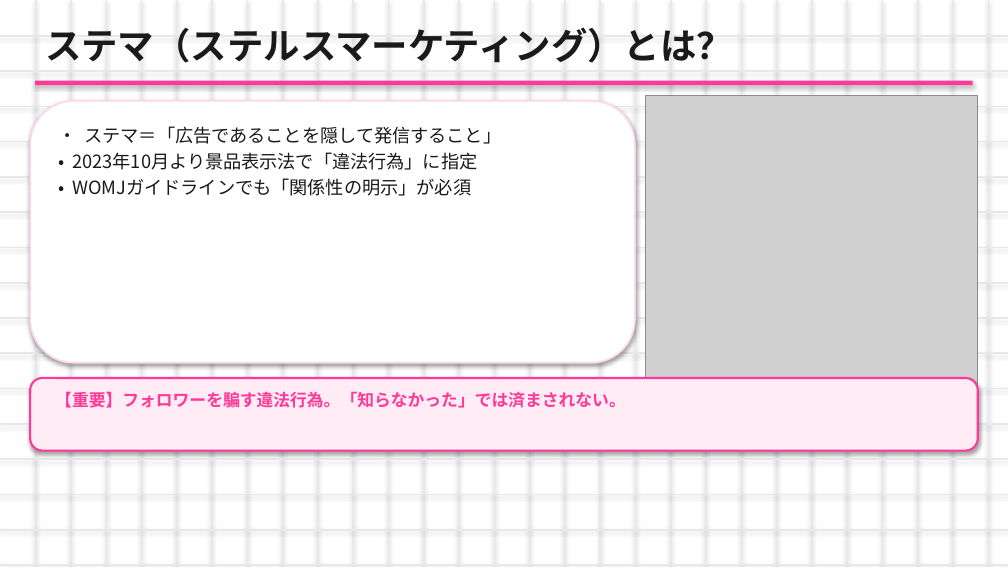
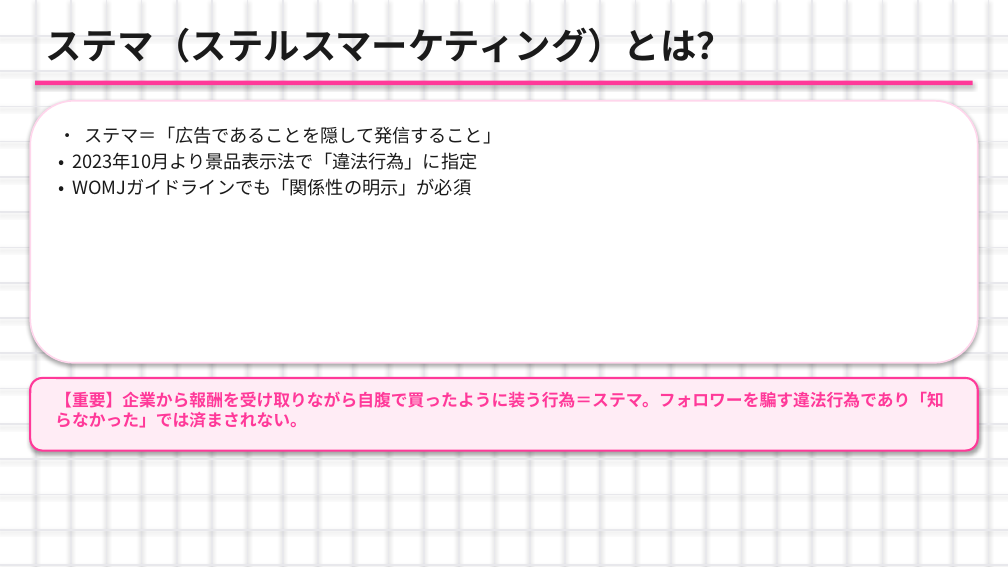
Before and after one commit to nagasawakai-eng/torihada-pptx-editor, a slide deck: slide 4 of TORIHADA_第2週_研修資料.pptx. Drawn at 1008x567 pixels with LibreOffice and Linux fonts; fonts in the diff are those of the drawing; grey boxes stand for pictures. Boxes give left, top, right and bottom in pixels: in the first picture for what was removed or moved away, otherwise in the second. Text is boxed around its words. In the diff, an @@ line names an element or a change of style, - is before the commit and + after.

```diff
--- a/TORIHADA_第2週_研修資料.pptx
+++ b/TORIHADA_第2週_研修資料.pptx
@@ rounded rectangle: place and size @@
-rounded rectangle at [30, 101, 635, 363]
+rounded rectangle at [30, 101, 978, 363]
@@ picture removed at [645, 96, 978, 428] @@
@@ text at [55, 391, 944, 428]: text changed @@
-【重要】フォロワーを騙す違法行為。「知らなかった」では済まされない。
+【重要】企業から報酬を受け取りながら自腹で買ったように装う行為＝ステマ。フォロワーを騙す違法行為であり「知らなかった」では済まされない。
```
Also in this commit, not shown: 26 other slides changed, 27 other files.
